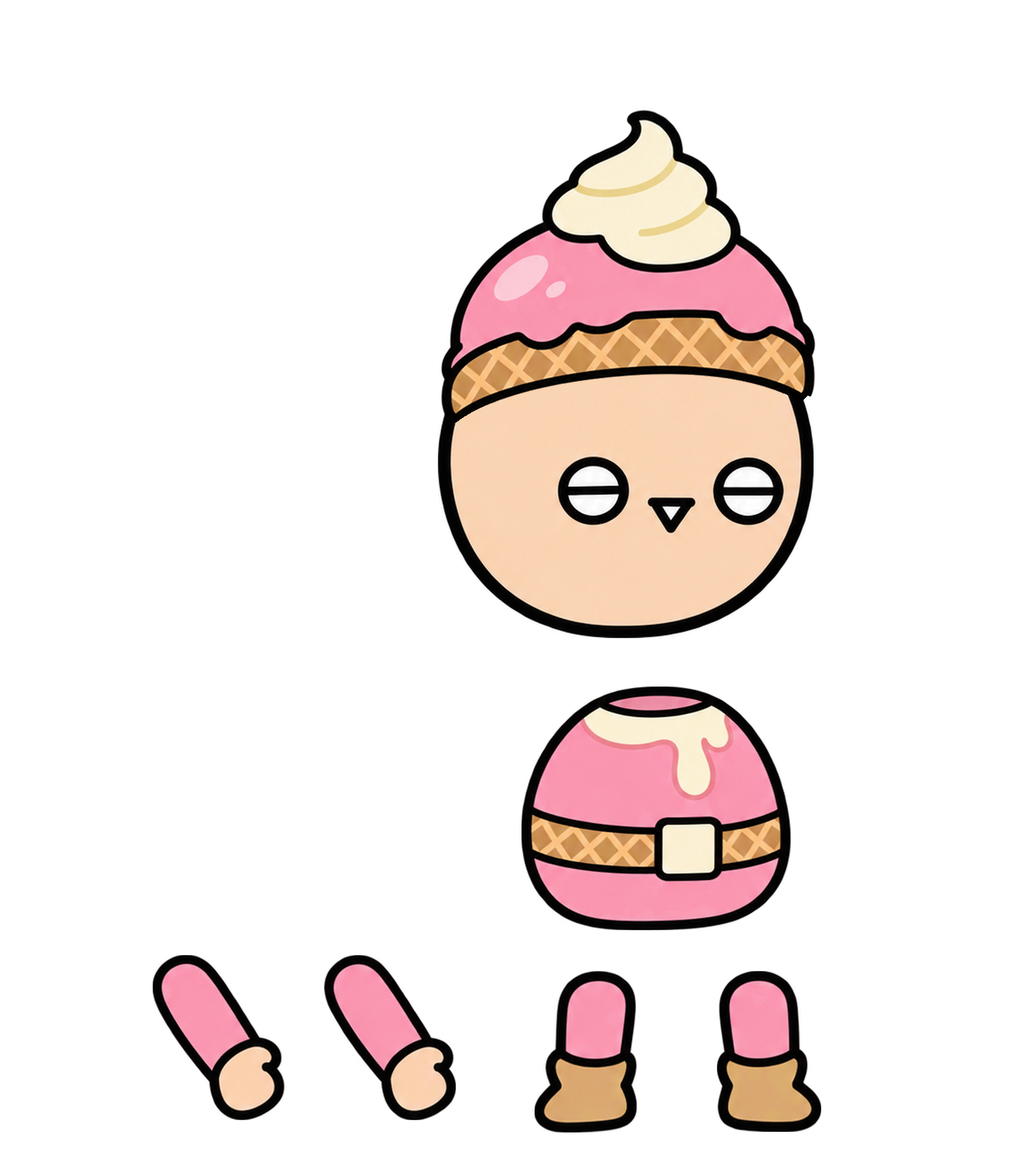
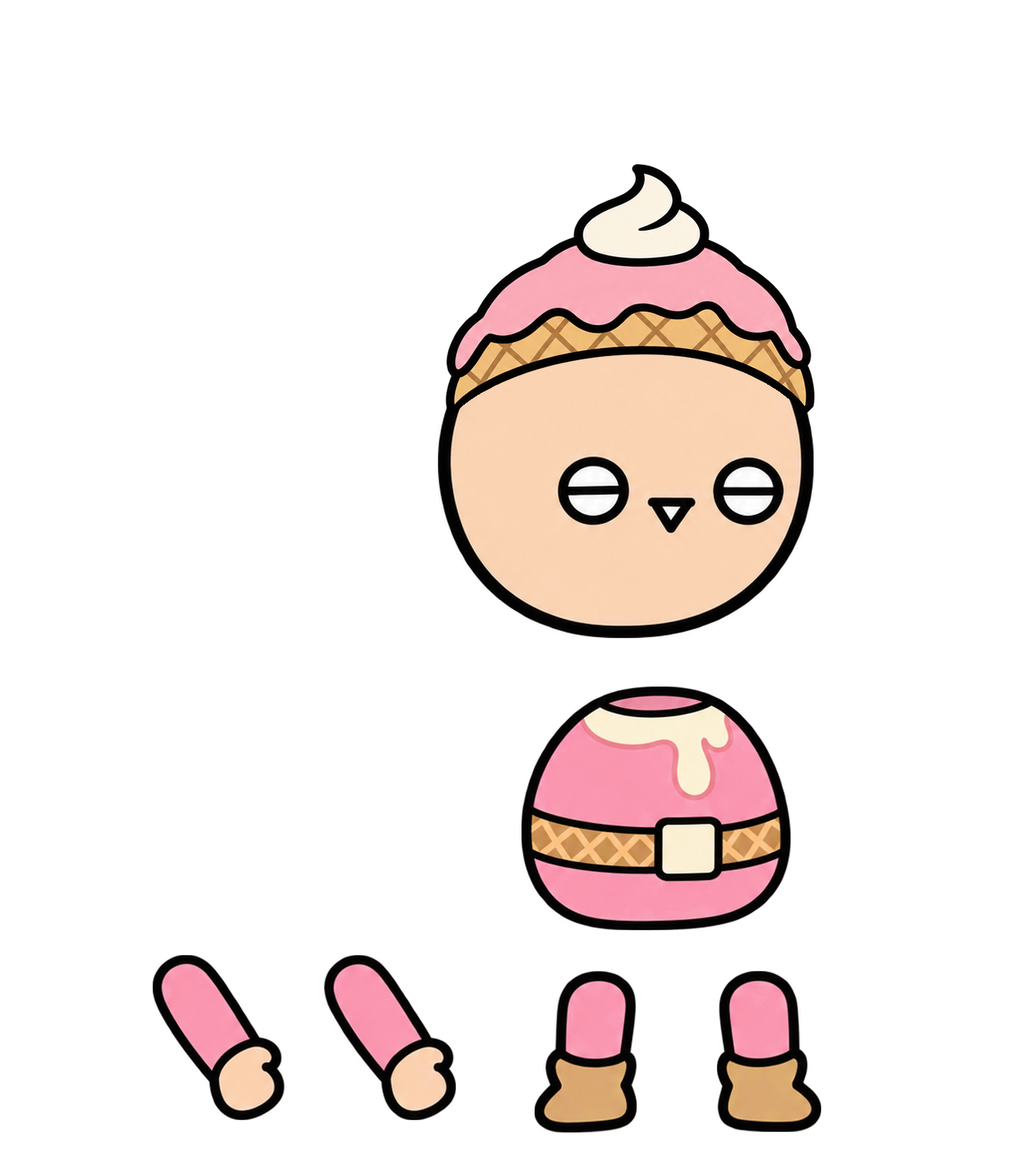
The second 1036 x 1174 image is a revision of the first. Changes to its layers:
painted on "머리" over 439, 108, 817, 423
